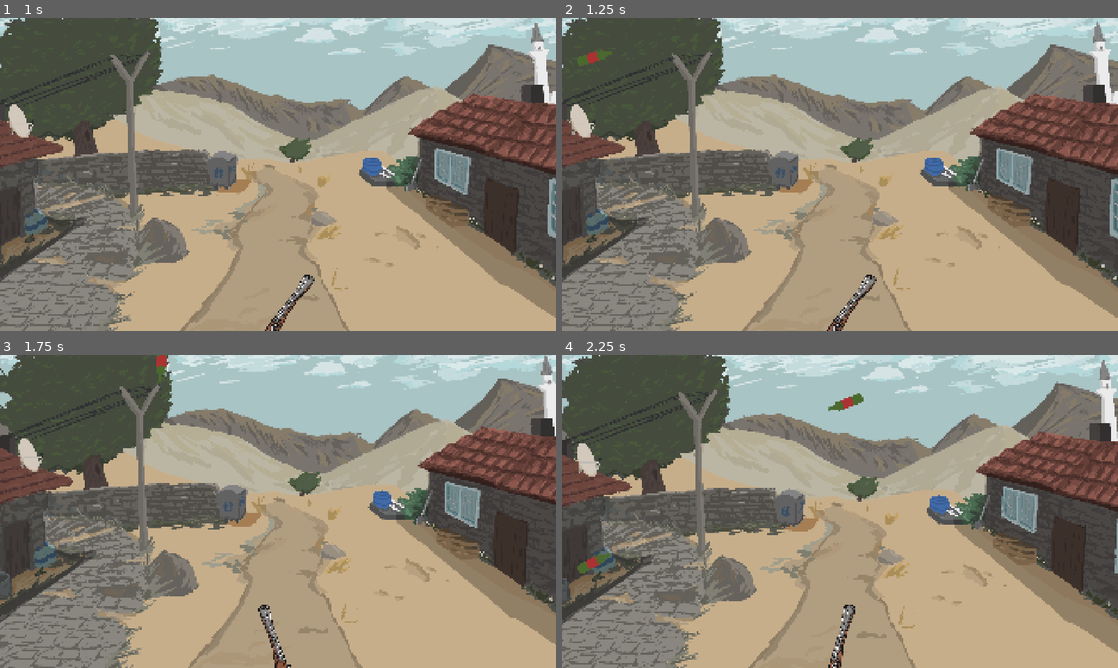
Above: before the commit, frames 1-4 (two rows, left to right).
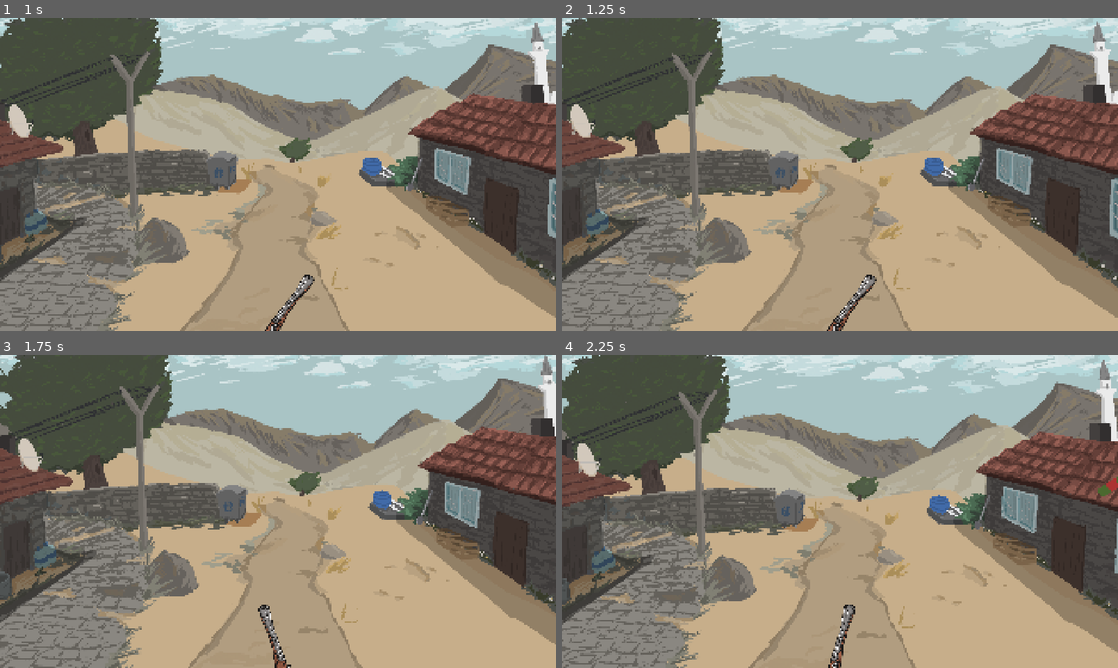
Above: after the commit, the same moments.

Repository: MisterNimbus/GrandmaReloads
Game: Godot game, scene res://scenes/main.tscn
Two runs of this game, one before a commit and one after it. Both use one fixed random seed, a clock stepped at 60 frames per second and the inputs below. The engine's default icon, where the game draws it, is replaced by a stand-in: a white triangle on a blue panel in a dark square.
Inputs (mouse positions are in pixels of both pictures, inside the frame that each line leads up to):
- Up to frame 1 (1 s): tap Enter at 0.5 s; move the mouse to (400, 158) at 0.52 s; hold Up (ui_up) from 0.53 s (still down); tap E (next_weapon) at 0.6 s; click (400, 158) at 0.67 s
- Up to frame 2 (1.25 s): keep holding Up (ui_up)
- Up to frame 3 (1.75 s): release Up (ui_up) at 1.25 s; drag from (166, 527) to (250, 574) at 1.27 s
- Up to frame 4 (2.25 s): move the mouse to (895, 442) at 2.02 s; press the mouse at (895, 442) at 2.03 s; hold Up (ui_up) from 2.03 s (still down)

Frame 1 is identical in both runs. In frame 2, 0.2% of the frame differs, in the area x 2-9%, y 10-16%; in frame 3, 0.1%; in frame 4, 0.5%, in the area x 2-100%, y 12-70%.

Commit message:
[feature]: basic drones and hover movement

Diff:
--- /dev/null
+++ b/scenes/drone.tscn
@@ -0,0 +1,39 @@
+[gd_scene format=3 uid="uid://bwk8aako4qr4f"]
+
+[ext_resource type="Script" uid="uid://8ftxwu2f8f64" path="res://scripts/drone.gd" id="1_knnud"]
+[ext_resource type="Texture2D" uid="uid://c7t3esa2ecbsm" path="res://icon.svg" id="2_knnud"]
+
+[sub_resource type="ParticleProcessMaterial" id="ParticleProcessMaterial_emwc0"]
+particle_flag_disable_z = true
+spread = 180.0
+initial_velocity_min = 80.0
+initial_velocity_max = 150.0
+gravity = Vector3(0, 98, 0)
+scale_min = 4.0
+scale_max = 8.0
+
+[node name="Drone" type="RigidBody2D" unique_id=1460900559]
+collision_layer = 8
+collision_mask = 8
+gravity_scale = 0.0
+script = ExtResource("1_knnud")
+flight_speed = 600.0
+
+[node name="Sprite2D" type="Sprite2D" parent="." unique_id=1124563204]
+texture = ExtResource("2_knnud")
+
+[node name="CollisionPolygon2D" type="CollisionPolygon2D" parent="." unique_id=230170483]
+position = Vector2(-1, 0)
+polygon = PackedVector2Array(-59, -57, -59, 56, 62, 57, 62, -58)
+
+[node name="BreakParticles" type="GPUParticles2D" parent="." unique_id=716812115]
+emitting = false
+amount = 12
+one_shot = true
+explosiveness = 1.0
+process_material = SubResource("ParticleProcessMaterial_emwc0")
+
+[node name="VisibleOnScreenNotifier2D" type="VisibleOnScreenNotifier2D" parent="." unique_id=2120772157]
+rect = Rect2(-130, -136, 262, 258)
+
+[connection signal="screen_exited" from="VisibleOnScreenNotifier2D" to="." method="_on_visible_on_screen_notifier_2d_screen_exited"]
--- a/scenes/main.tscn
+++ b/scenes/main.tscn
@@ -3,7 +3,6 @@
 [ext_resource type="Script" uid="uid://dr3pcv0ava1yu" path="res://scripts/main.gd" id="1_o5qli"]
 [ext_resource type="PackedScene" uid="uid://7ia44prixhr1" path="res://scenes/weapon_manager.tscn" id="2_0wfyh"]
 [ext_resource type="PackedScene" uid="uid://dodpkqwmggxmu" path="res://scenes/target_manager.tscn" id="2_a8y0u"]
-[ext_resource type="PackedScene" uid="uid://e3itc5mgm56t" path="res://scenes/bottle.tscn" id="3_jkv2x"]
 [ext_resource type="PackedScene" uid="uid://dv0ytnabx3ros" path="res://scenes/muzzleloader.tscn" id="3_tbgi4"]
 [ext_resource type="PackedScene" uid="uid://boiwatkg7igfa" path="res://scenes/revolver.tscn" id="4_tefeu"]
 [ext_resource type="Texture2D" uid="uid://dq4yrw4u6go5i" path="res://assets/sprites/Muzzleloader/left.png" id="5_a8y0u"]
@@ -49,7 +48,6 @@
 stretch_mode = 3
 
 [node name="TargetManager" parent="." unique_id=1780119017 instance=ExtResource("2_a8y0u")]
-target_scene = ExtResource("3_jkv2x")
 
 [node name="WeaponManager" parent="." unique_id=211571345 node_paths=PackedStringArray("weapons") instance=ExtResource("2_0wfyh")]
 weapons = [NodePath("Muzzleloader"), NodePath("Shotgun"), NodePath("Revolver")]
--- a/scenes/target_manager.tscn
+++ b/scenes/target_manager.tscn
@@ -1,11 +1,13 @@
 [gd_scene format=3 uid="uid://dodpkqwmggxmu"]
 
 [ext_resource type="Script" uid="uid://dxk7l4sstuf0t" path="res://scripts/targetManager.gd" id="1_hjcqq"]
-[ext_resource type="PackedScene" uid="uid://cvd4x6xhnybu3" path="res://scenes/target.tscn" id="2_tvy65"]
+[ext_resource type="PackedScene" uid="uid://e3itc5mgm56t" path="res://scenes/bottle.tscn" id="2_xh8q3"]
+[ext_resource type="PackedScene" uid="uid://bwk8aako4qr4f" path="res://scenes/drone.tscn" id="3_wn3qo"]
 
 [node name="TargetManager" type="Node2D" unique_id=1780119017]
 script = ExtResource("1_hjcqq")
-target_scene = ExtResource("2_tvy65")
+bottle_scene = ExtResource("2_xh8q3")
+drone_scene = ExtResource("3_wn3qo")
 
 [node name="LeftTopSpawn" type="Marker2D" parent="." unique_id=1639260233]
 position = Vector2(-100, 270)
@@ -25,7 +27,13 @@
 [node name="RightBottomSpawn" type="Marker2D" parent="." unique_id=1451421917]
 position = Vector2(2020, 810)
 
-[node name="Timer" type="Timer" parent="." unique_id=1397766694]
+[node name="Bottle_Timer" type="Timer" parent="." unique_id=1397766694]
+wait_time = 2.0
 one_shot = true
 
-[connection signal="timeout" from="Timer" to="." method="_on_timer_timeout"]
+[node name="Drone_Timer" type="Timer" parent="." unique_id=842153914]
+wait_time = 10.0
+one_shot = true
+
+[connection signal="timeout" from="Bottle_Timer" to="." method="_on_bottle_timer_timeout"]
+[connection signal="timeout" from="Drone_Timer" to="." method="_on_drone_timer_timeout"]
--- a/scripts/bottle.gd
+++ b/scripts/bottle.gd
@@ -5,6 +5,9 @@
 @onready var visible_on_screen_notifier_2d: VisibleOnScreenNotifier2D = $VisibleOnScreenNotifier2D
 
 var broken := false
+
+func _init() -> void:
+	target_type = TargetType.BOTTLE
 
 func _ready() -> void:
 	# Delete the particle when it falls off the bottom of the screen
@@ -23,7 +26,7 @@
 	await break_particles.finished
 	queue_free()
 
-func spawn(direction):
+func throw_bottle(direction):
 	linear_velocity = Vector2(
 		direction * randf_range(500, 1200),
 		 -1 * randf_range(500, 1200)
--- /dev/null
+++ b/scripts/drone.gd
@@ -0,0 +1,45 @@
+extends Target
+
+@onready var sprite_2d: Sprite2D = $Sprite2D
+@onready var collision_polygon_2d: CollisionPolygon2D = $CollisionPolygon2D
+@onready var break_particles: GPUParticles2D = $BreakParticles
+@onready var visible_on_screen_notifier_2d: VisibleOnScreenNotifier2D = $VisibleOnScreenNotifier2D
+
+@export var drone_lookahead := 80.0
+@export var flight_speed := 200.0
+@export var steering_gain := 4.0
+@export var max_steering_force := 350.0
+
+var route: Curve2D
+var broken := false
+
+func _init() -> void:
+	target_type = TargetType.DRONE
+
+func _physics_process(delta: float) -> void:
+	if route == null:
+		return
+
+	var progress := route.get_closest_offset(position)
+	var lookahead := minf(progress + drone_lookahead, route.get_baked_length())
+	var target := route.sample_baked(lookahead)
+
+	var desired_velocity := global_position.direction_to(target) * flight_speed
+	var steering_force := (desired_velocity - linear_velocity) * steering_gain
+	apply_central_force(steering_force.limit_length(max_steering_force))
+
+func set_route(drone_route: Curve2D) -> void:
+	route = drone_route
+
+func hit(damage: float) -> void:
+	if broken:
+		return
+	broken = true
+
+	super.hit(damage)
+	sprite_2d.hide()
+	collision_polygon_2d.set_deferred("disabled", true)
+	freeze = true
+	break_particles.emitting = true
+	await break_particles.finished
+	queue_free()
--- a/scripts/main.gd
+++ b/scripts/main.gd
@@ -1,8 +1,10 @@
+class_name Main
 extends Node
 @onready var tooltip_label: Label = $TooltipLabel
 @onready var background: TextureRect = $Background
 @onready var viewport_rect: Rect2 = background.get_viewport_rect()
 
+const PLAYFIELD := Rect2(0,0, 1920, 1080)
 var initial_background_center: Vector2
 
 func _ready() -> void:
--- a/scripts/target.gd
+++ b/scripts/target.gd
@@ -1,8 +1,9 @@
 class_name Target
 extends RigidBody2D
 
+enum TargetType {BOTTLE, DRONE}
+
+var target_type: TargetType
+
 func hit(damage: float) -> void:
 	linear_velocity = Vector2.ZERO
-
-func spawn(direction: float) -> void:
-	pass
--- a/scripts/targetManager.gd
+++ b/scripts/targetManager.gd
@@ -13,25 +13,33 @@
 	right_top_spawn, right_middle_spawn, right_bottom_spawn
 ]
 
-@onready var timer: Timer = $Timer
+@onready var bottle_timer: Timer = $Bottle_Timer
+@onready var drone_timer: Timer = $Drone_Timer
 
-@export var target_scene: PackedScene
+@export var bottle_scene: PackedScene
+@export var drone_scene: PackedScene
 
 func  _ready() -> void:
-	timer.start(randf_range(0.5, 2.0))
+	bottle_timer.start()
+	drone_timer.start()
 
-func _spawn_target():
+func spawn_target(type: Target.TargetType):
 	var spawn_point: Marker2D = spawn_markers.pick_random()
-	var target = target_scene.instantiate()
-	add_child(target)
-	target.global_position = spawn_point.global_position
-	var direction := 1.0 if spawn_point.global_position.x < global_position.x else -1.0
-	target.spawn(direction)
+	if type == Target.TargetType.BOTTLE:
+		var bottle: Node = bottle_scene.instantiate()
+		add_child(bottle)
+		bottle.global_position = spawn_point.global_position
+		var direction := 1.0 if spawn_point.global_position.x < global_position.x else -1.0
+		bottle.throw_bottle(direction)
 
-func _on_timer_timeout() -> void:
-	_spawn_target()
-	timer.start(randf_range(0.5, 2.0))
+	if type == Target.TargetType.DRONE:
+		var drone: Node = drone_scene.instantiate()
+		add_child(drone)
+		drone.global_position = spawn_point.global_position
+		var route: Curve2D = generate_drone_route(spawn_point.position)
+		drone.set_route(route)
 
+# Hit detection
 func _on_weapon_manager_gun_fired(damage: int, spread_radius: float) -> void:
 	var query := PhysicsPointQueryParameters2D.new()
 	query.position = get_global_mouse_position()
@@ -43,3 +51,24 @@
 		if target.has_method("hit"):
 			target.hit(damage)
 			break
+
+func generate_drone_route(start_point: Vector2) -> Curve2D:
+	var rect := Main.PLAYFIELD.grow(-200.0)
+	var waypoint := Vector2(
+		randf_range(rect.position.x, rect.end.x),
+		randf_range(rect.position.y, rect.end.y)
+	)
+	var end_point := Vector2(waypoint.x, Main.PLAYFIELD.size.y * -2)
+	var path := Curve2D.new()
+	path.add_point(start_point)
+	path.add_point(waypoint)
+	path.add_point(end_point)
+	return path
+
+func _on_bottle_timer_timeout() -> void:
+	spawn_target(Target.TargetType.BOTTLE)
+	bottle_timer.start(randf_range(1, bottle_timer.wait_time))
+
+func _on_drone_timer_timeout() -> void:
+	spawn_target(Target.TargetType.DRONE)
+	drone_timer.start(randf_range(8, drone_timer.wait_time))
Not shown, added: scripts/drone.gd.uid
